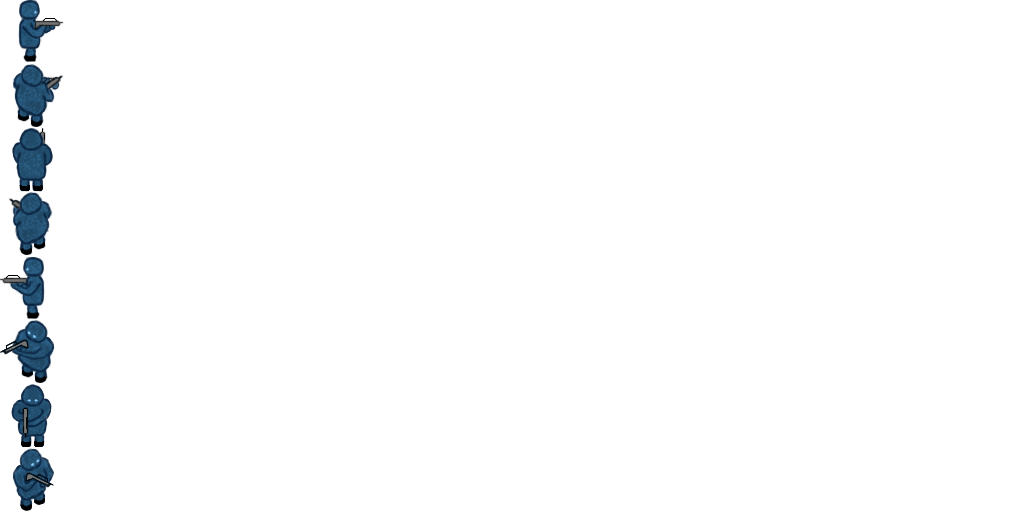
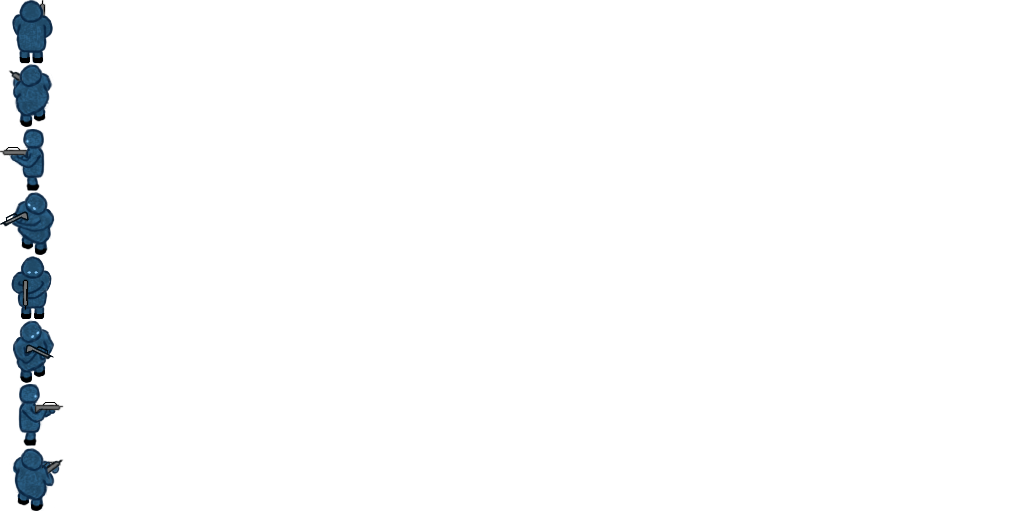
Two versions of the same layered image (1024x512). Layer-by-layer changes:
added layer "Layer 8 copy" above "Layer 8" over (0, 0, 64, 511)
hid "Layer 8" over (12, 448, 55, 511)
hid "Layer 7" over (11, 384, 52, 448)
hid "Layer 6" over (0, 320, 55, 383)
hid "Layer 5" over (0, 257, 45, 320)
hid "Layer 4" over (8, 192, 55, 255)
hid "Layer 3" over (11, 128, 53, 192)
hid "Layer 2" over (8, 64, 64, 127)
hid "Layer 1" over (18, 0, 64, 63)
